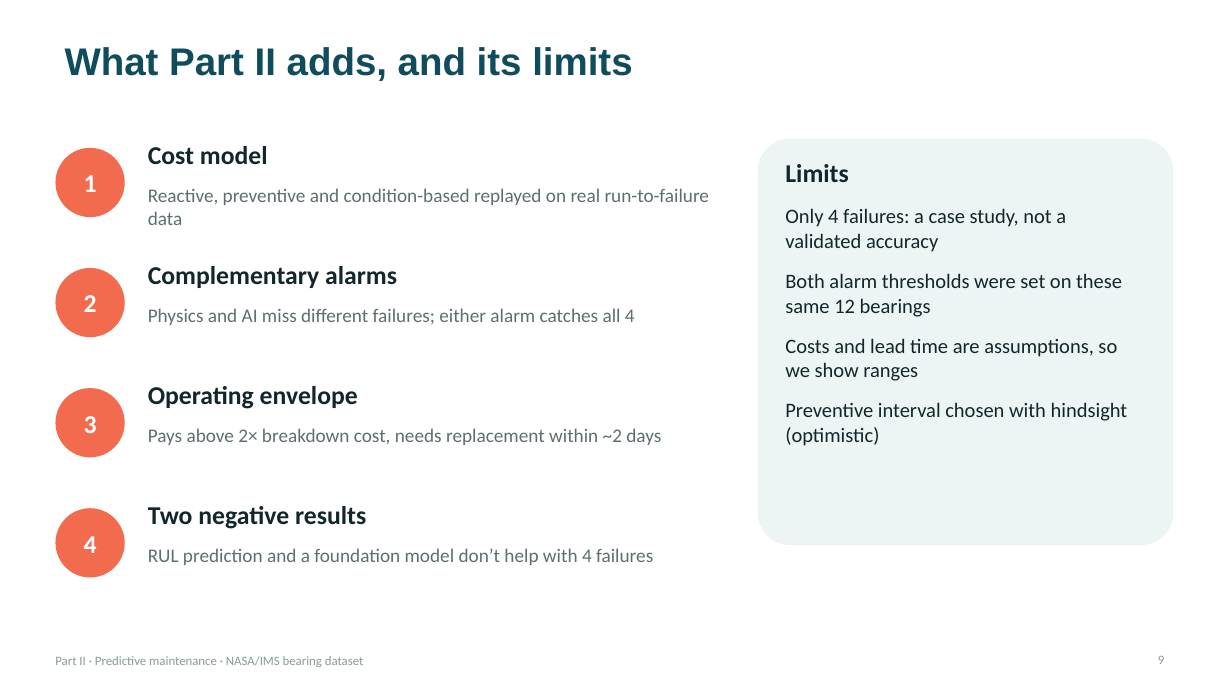
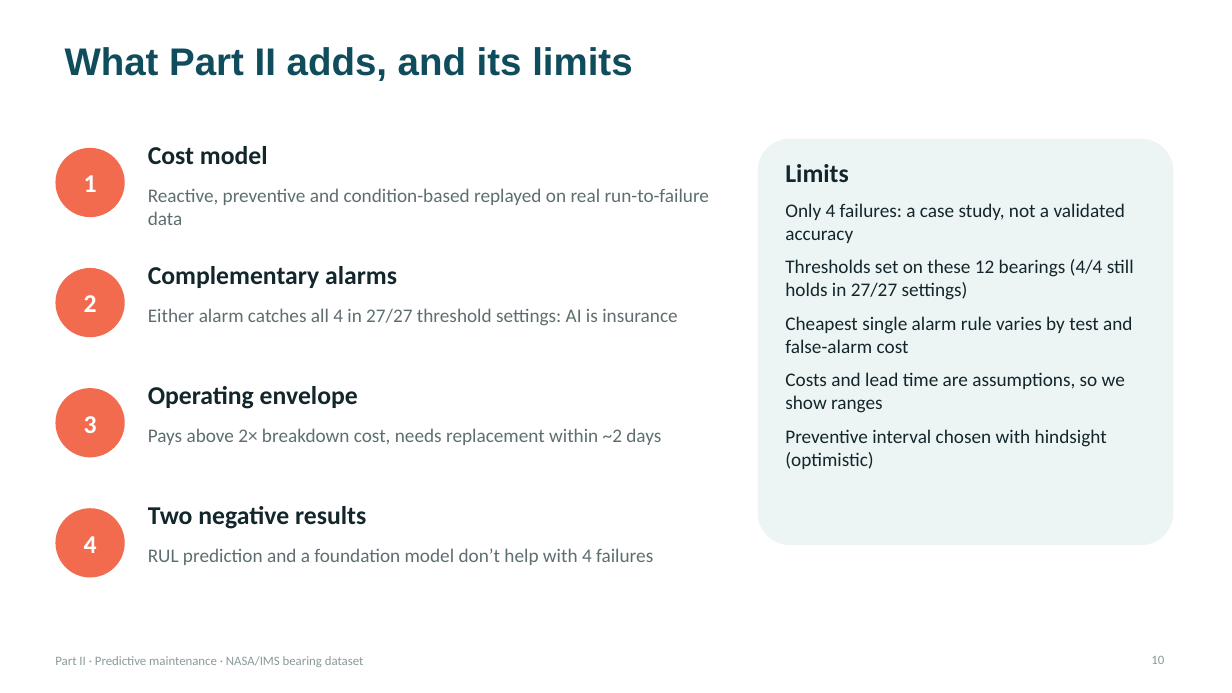
Before and after one commit to Adrian-Jotham/AISmartFactory, a slide deck: slide 10 of predictive_maintenance_part2.pptx (slide 9 before the commit). Drawn at 1232x693 pixels with LibreOffice and Linux fonts; fonts in the diff are those of the drawing. Boxes give left, top, right and bottom in pixels: in the first picture for what was removed or moved away, otherwise in the second. Text is boxed around its words. In the diff, an @@ line names an element or a change of style, - is before the commit and + after.

```diff
--- a/predictive_maintenance_part2.pptx
+++ b/predictive_maintenance_part2.pptx
@@ text at [785,164,1126,469]: size 16 to 15 pt in "Only 4 failures: a case study, not ...", "Costs and lead time are assumptions, so ...", "Preventive interval chosen with hindsight (optimistic)"; less space between paragraphs @@
@@ text at [785,259,1134,353]: text changed; size 16 to 15 pt @@
-Both alarm thresholds were set on these same 12 bearings
+Thresholds set on these 12 bearings (4/4 still holds in 27/27 settings)
+Cheapest single alarm rule varies by test and false-alarm cost
@@ text at [148,308,677,326]: text changed @@
-Physics and AI miss different failures; either alarm catches all 4
+Either alarm catches all 4 in 27/27 threshold settings: AI is insurance
@@ page number at [1151,656,1164,664]: text changed @@
-9
+10
```
Also in this commit, not shown: 2 other slides changed, 1 slide added, 6 other files.
